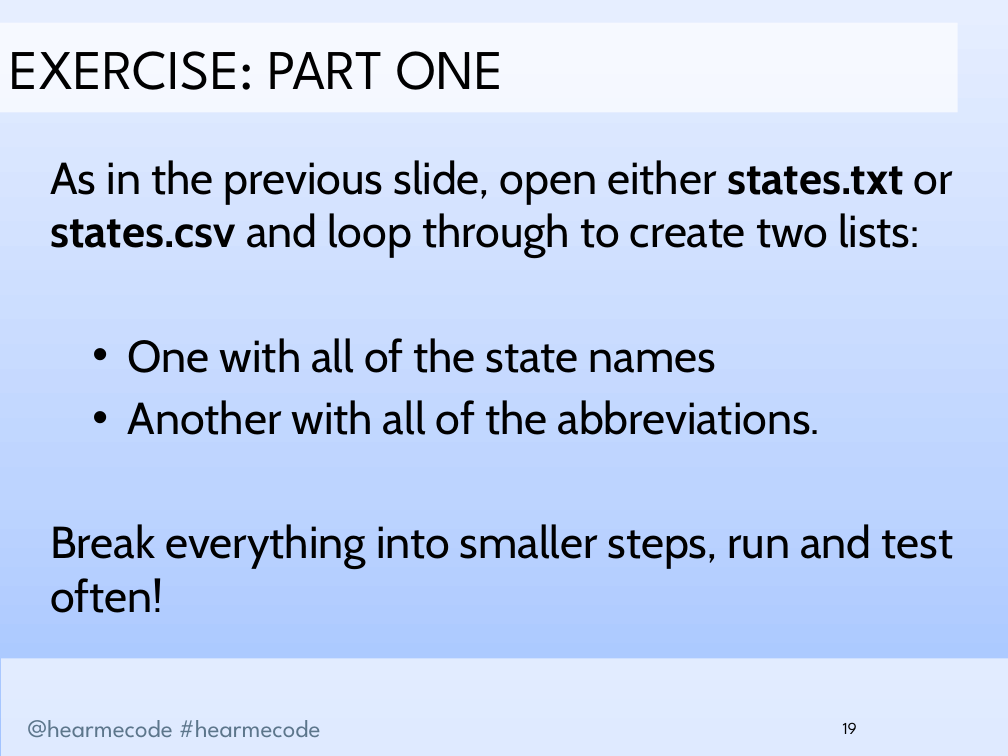
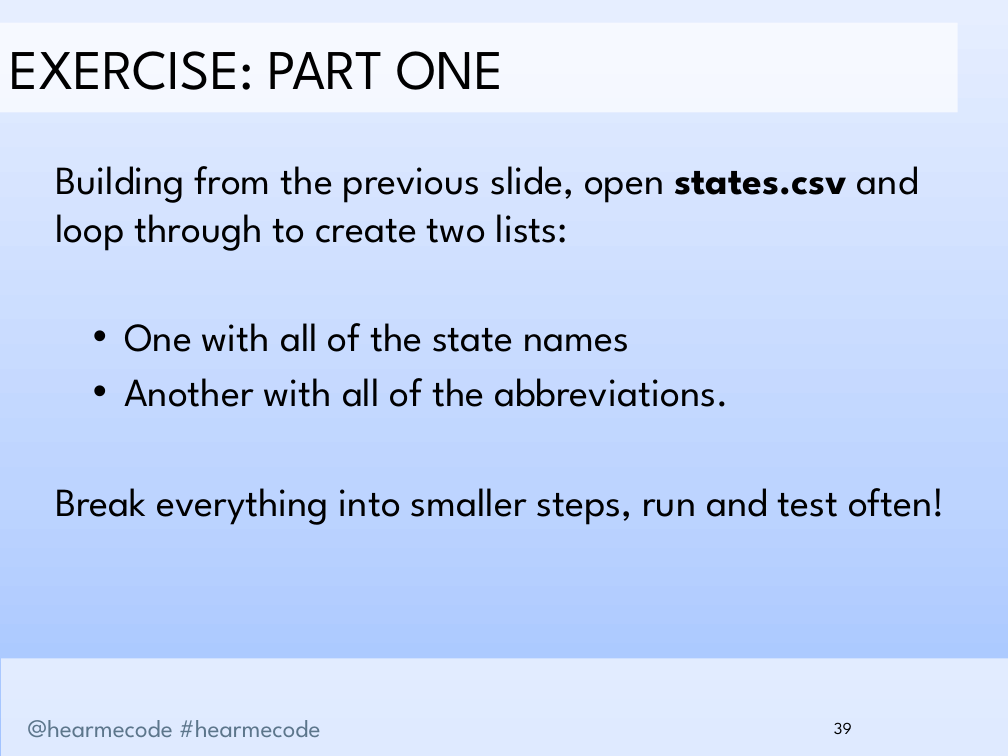
Before and after one commit to hearmecode/slides, a slide deck: slide 39 of Lesson 3/Hear Me Code - File Handling and Dictionaries.pptx (slide 19 before the commit). Drawn at 1008x756 pixels with LibreOffice and Linux fonts; fonts in the diff are those of the drawing; background and template pictures are left out. Boxes give left, top, right and bottom in pixels: in the first picture for what was removed or moved away, otherwise in the second. Text is boxed around its words. In the diff, an @@ line names an element or a change of style, - is before the commit and + after.

```diff
--- a/Lesson 3/Hear Me Code - File Handling and Dictionaries.pptx
+++ b/Lesson 3/Hear Me Code - File Handling and Dictionaries.pptx
@@ text at [55,166,919,251]: text changed; size 32 to 28.5 pt; font Cabin to League Spartan @@
-As in the previous slide, open either states.txt or states.csv and loop through to create two lists:
+Building from the previous slide, open states.csv and loop through to create two lists:
@@ text at [55,323,945,525]: size 32 to 28.5 pt, font Cabin to League Spartan in "One with all of the state names", "Another with all of the abbreviations.", "Break everything into smaller steps, run and ..."; indent changed; less space between paragraphs @@
@@ page number at [834,722,852,734]: text changed @@
-19
+39
```
Also in this commit, not shown: 35 other slides changed, 28 slides added, 6 slides removed, 3 other files.
